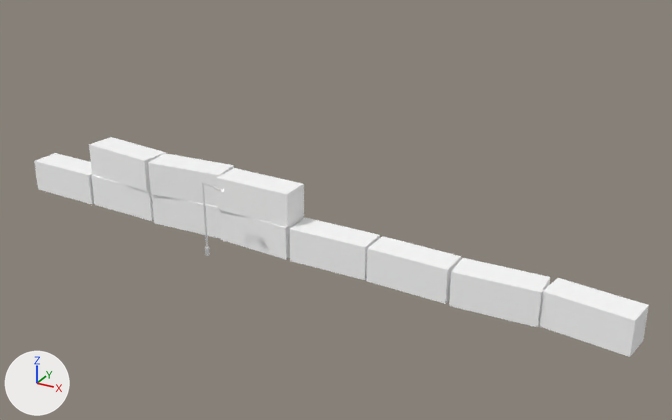
A saved change to the glTF model cities/arlov-borggatan/pack/tiles/c-2_13.glb.
Both versions are drawn from a 50 mm lens placed at (-50.1, 744.6, 35.7), pointed at (-84.6, 807.4, 4.4). Arrows for +X, +Y and +Z are at lower left; the lights stay in place. The older version comes first. Where no turn or scale is listed for an object, it has been applied to the vertices.

Names of what the first picture shows: 'SM_Edge_Containers_-2_13', 'SM_Street_Furniture_-2_13'.
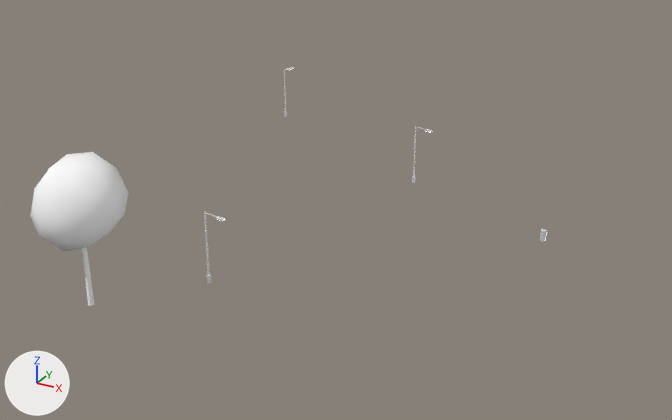
Boxes (x1, y1, x2, y2) around the edits, measured in the pictures (672 x 420 px):
'SM_Edge_Containers_-2_13', deleted: before (34, 137, 649, 357)
    faces in mat_m_container_red_metal (white #ffffff): (34, 153, 649, 357)
    faces in mat_m_container_rust_metal (white #ffffff): (89, 137, 234, 239)
    faces in mat_m_container_blue_metal (white #ffffff): (216, 168, 304, 260)
    faces in mat_m_container_grey_metal (white #ffffff): (449, 258, 550, 327)
    faces in mat_m_container_orange_metal (white #ffffff): (289, 217, 380, 280)
'SM_Trees_-2_13', added: after (30, 152, 128, 306)
    faces in mat_m_leaf (white #ffffff): (30, 152, 128, 252)
    faces in mat_m_bark_wood (white #ffffff): (82, 247, 94, 306)
'SM_Street_Furniture_-2_13', moved, rescaled (1396% wider, 189% taller): before (202, 182, 224, 256); after (204, 67, 547, 283)

Diff of the bpy script that builds the scene:
```diff
--- a/cities/arlov-borggatan/pack/tiles/c-2_13.glb.py
+++ b/cities/arlov-borggatan/pack/tiles/c-2_13.glb.py
@@ mat_m_leaf @@
+mat_m_leaf = principled_material('M_Leaf')
+mat_m_leaf.base_color = (1.0, 1.0, 1.0)  # white #ffffff
+mat_m_leaf.roughness = 0.902
@@ mat_m_bark_wood @@
+mat_m_bark_wood = principled_material('M_Bark_Wood')
+mat_m_bark_wood.base_color = (1.0, 1.0, 1.0)  # white #ffffff
+mat_m_bark_wood.roughness = 0.953
@@ me_sm_trees__2_13 @@
+me_sm_trees__2_13.from_pydata(...)  # 138 vertices, 252 faces; spans x -3.36..3.36, y -3.16..3.16, z -5.48..5.48
+# faces by material slot: [12, 240]
+me_sm_trees__2_13.materials.append(mat_m_bark_wood)  # white #ffffff
+me_sm_trees__2_13.materials.append(mat_m_leaf)  # white #ffffff
@@ ob_sm_edge_containers__2_13 @@
-ob_sm_edge_containers__2_13 = bpy.data.objects.new('SM_Edge_Containers_-2_13', me_sm_edge_containers__2_13)
-ob_sm_edge_containers__2_13.location = (-82.69, 798.01, 7.39)
@@ ob_sm_street_furniture__2_13 @@
 ob_sm_street_furniture__2_13 = bpy.data.objects.new('SM_Street_Furniture_-2_13', me_sm_street_furniture__2_13)
-ob_sm_street_furniture__2_13.location = (-87.49, 794.25, 7.87)
-ob_sm_street_furniture__2_13.scale = (2.88, 2.88, 2.88)
+ob_sm_street_furniture__2_13.location = (-87.65, 815.1, 4.98)
+ob_sm_street_furniture__2_13.scale = (21.1, 21.1, 21.1)
@@ ob_sm_trees__2_13 @@
+ob_sm_trees__2_13 = bpy.data.objects.new('SM_Trees_-2_13', me_sm_trees__2_13)
+ob_sm_trees__2_13.location = (-93.61, 787.18, 8.39)
```
